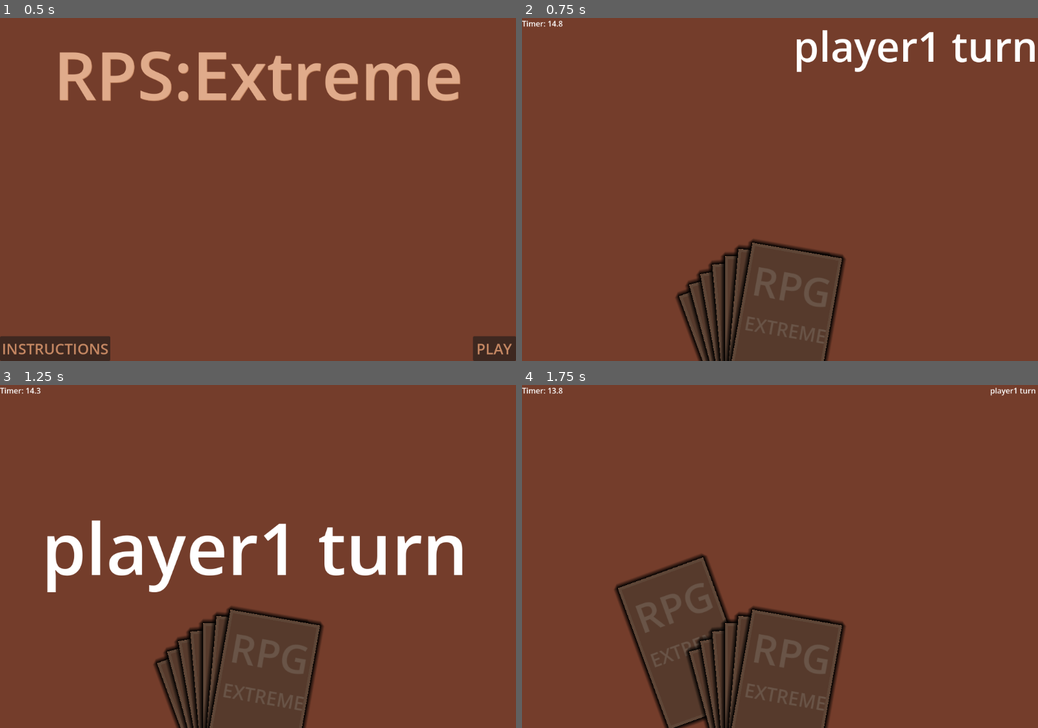
Above: before the commit, frames 1-4 (two rows, left to right).
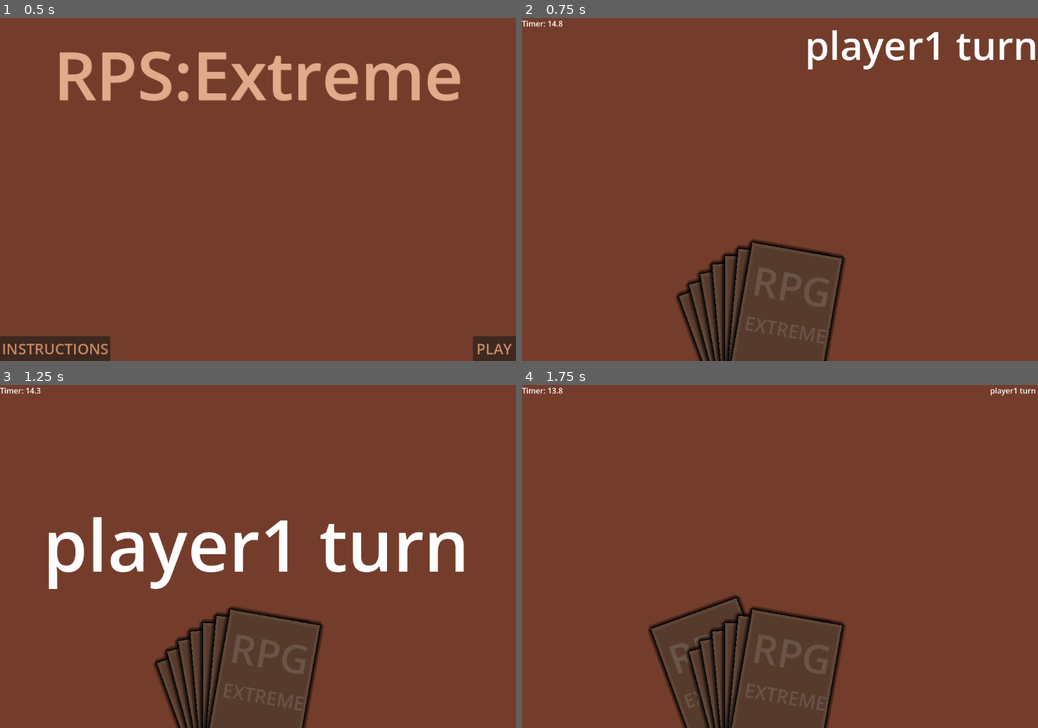
Above: after the commit, the same moments.

Repository: smkillerz777-star/RPS-Extreme
Game: Godot game, scene res://main_menu.tscn
Two runs of this game, one before a commit and one after it. Both use one fixed random seed, a clock stepped at 60 frames per second and the inputs below.
Inputs (mouse positions are in pixels of both pictures, inside the frame that each line leads up to):
- Up to frame 1 (0.5 s): no input
- Up to frame 2 (0.75 s): click "PLAY" at 0.5 s
- Up to frame 3 (1.25 s): no input
- Up to frame 4 (1.75 s): tap Enter at 1.25 s; move the mouse to (893, 539) at 1.27 s; hold Right from 1.28 s (still down); tap Alt at 1.35 s; click (893, 539) at 1.42 s

Frame 1 is identical in both runs. In frame 2, 1.9% of the frame differs, in the area x 53-100%, y 3-16%; in frame 3, 2.9%; in frame 4, 3.9%, in the area x 17-44%, y 49-100%.

Commit message:
completed multiple round
now the game can play multiply rounds without any issues the changes in code may look less for the time taken but i had to play the game10-20 times just to find the bug the player turn text was printing thrice or twice sometimes and player won text was being replaced with player turn because animation take place later and changing variable value take place instantly

Diff:
--- a/rps-extreme/main_game.gd
+++ b/rps-extreme/main_game.gd
@@ -2,6 +2,7 @@
 var element_selected = 0
 var max_element_selected = 3
 var match_game = 1
+var max_match_game = 2
 var turn = 1
 var selected = []
 var tween
@@ -20,7 +21,7 @@
 		element_selected=0
 
 func _on_timer_timeout() -> void:
-	if(turn==1):
+	if(turn==1 and match_game<=max_match_game):
 		turn = 2
 		global.selected1 = selected
 		selected = []
@@ -30,6 +31,9 @@
 		$Timer.start()
 	else:
 		global.selected2 = selected
+		selected = []
+		turn = 1
+		match_game+=1
 		selection_end(global.selected2)
 		mmatch()
 
@@ -121,7 +125,6 @@
 		if(fight(global.selected1[i],global.selected2[i])==global.selected1[i]):
 			score1+=1
 		elif(fight(global.selected1[i],global.selected2[i])==global.selected2[i]):
-			label_animation(global.player2 + " won")
 			score2+=1
 	print(score1)
 	print(score2)
@@ -131,6 +134,11 @@
 		label_animation(global.player2 + " won")
 	else:
 		label_animation("tie")
+	if(match_game<=max_match_game):
+		label_animation(global.player1 + " turn")
+		score1 = 0
+		score2 = 0
+		selection_start()
 
 func fight(element1,element2):
 	if(element1==0):
@@ -184,12 +192,10 @@
 			return null
 	return null
 func label_animation(word):
-	$Label.text = word
+	tween.tween_property($Label,"text",word,0.01)
 	$Label.visible = false
 	tween.tween_property($Label,"theme_override_font_sizes/font_size",150,0.35)
 	tween.tween_property($Label,"position",Vector2(80,250),0.35)
 	tween.tween_property($Label,"visible",true,0.15)
 	tween.tween_property($Label,"theme_override_font_sizes/font_size",16,0.15)
 	tween.tween_property($Label,"position",Vector2(980,0),0.15)
-	tween.set_trans(Tween.TRANS_SINE)
-	tween.set_ease(Tween.EASE_OUT)
